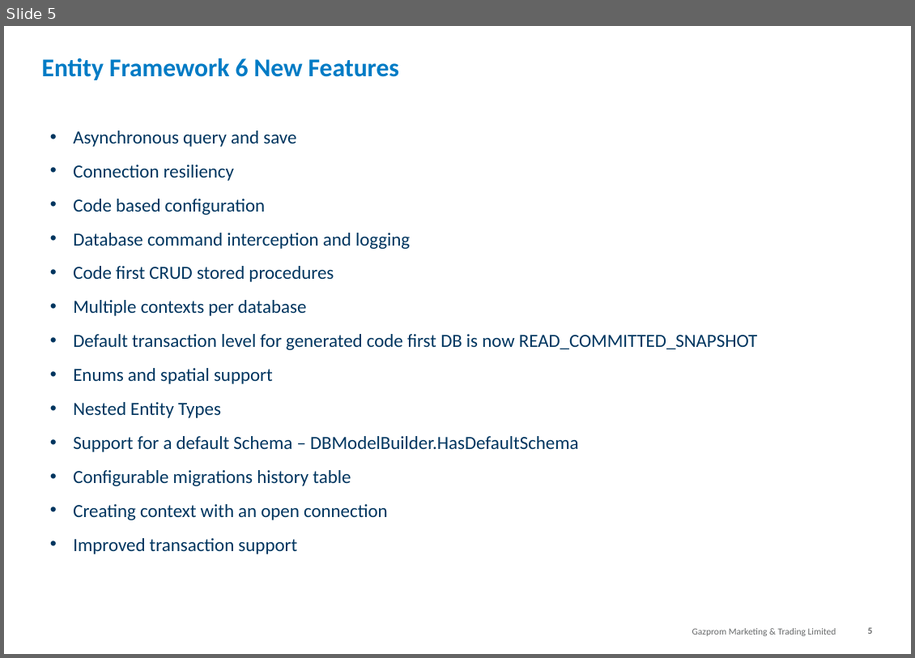
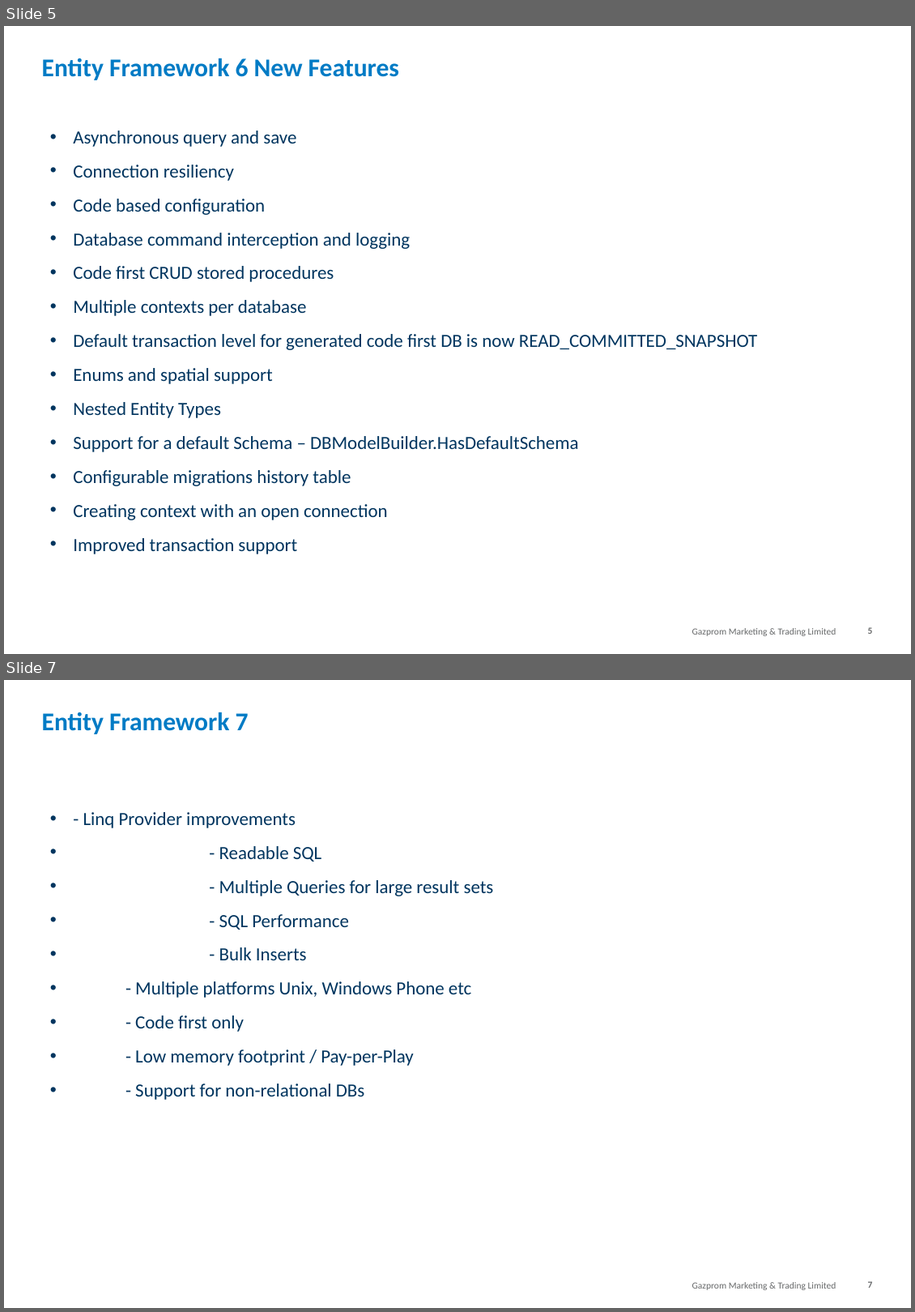
Before and after one commit to jeanhibbert/EfTestConsole, a slide deck: 20160128 Tech Punch - Entity Framework.pptx. Shown one above the other, each under a label of ours: slide 5 before the commit, slides 5 and 7 after it; the slides between them are not shown. The pictures are 915x658 and 915x1312 pixels, drawn with LibreOffice and Linux fonts; fonts in the diff are those of the drawing; background and template pictures are left out. Boxes give left, top, right and bottom in pixels: in the first picture for what was removed or moved away, otherwise in the second. Text is boxed around its words. In the diff, an @@ line names an element or a change of style, - is before the commit and + after.

```diff
--- a/20160128 Tech Punch - Entity Framework.pptx
+++ b/20160128 Tech Punch - Entity Framework.pptx
@@ slide 7 added at (4,680,911,1308), background #FFFFFF; not listed: 2 template elements that a slide beside it also shows @@
@@ title added at (42,712,249,734), 22 pt, text #007BC5, bold @@
+Entity Framework 7
@@ text added at (83,812,494,1100), 16 pt, text #00355F @@
+• - Linq Provider improvements
+• - Readable SQL
+• - Multiple Queries for large result sets
+• - SQL Performance
+• - Bulk Inserts
+• - Multiple platforms Unix, Windows Phone etc
+• - Code first only
+• - Low memory footprint / Pay-per-Play
+• - Support for non-relational DBs
```
Also in this commit, not shown: 1 slide changed, 4 other slides added, 3 slides removed, 34 other files.
